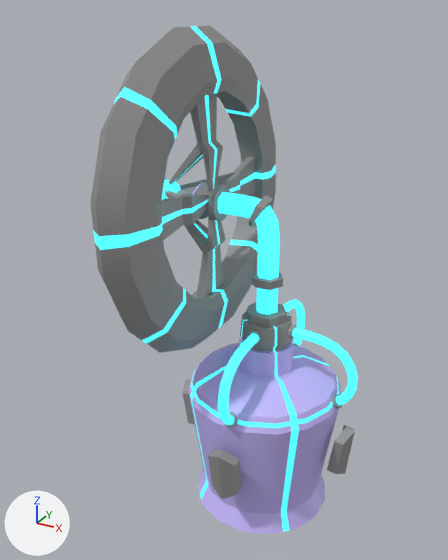
Two versions of the FBX model Assets/models/towers/zvukhlaveň.fbx, one commit apart.
Camera for both pictures: a 50 mm lens placed at (3.83, -8.44, 8.43), pointed at (-0.71, -0.18, 4.3). Lighting does not change. The marker at lower left points along +X, +Y and +Z. Where no turn or scale is listed for an object, it has been applied to the vertices.
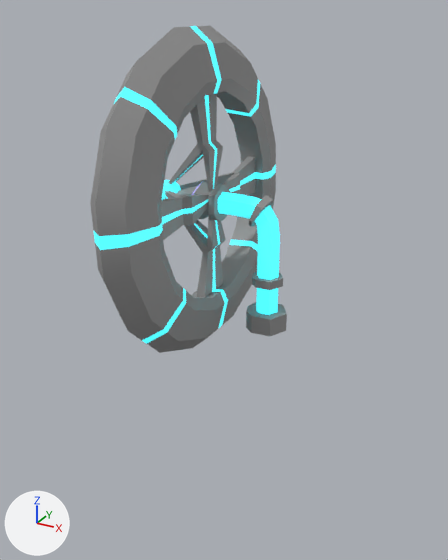
The change, as a diff of the scene's bpy script:
```diff
--- a/Assets/models/towers/zvukhlaveň.fbx.py
+++ b/Assets/models/towers/zvukhlaveň.fbx.py
@@ ob_circle @@
-ob_circle = bpy.data.objects.new('Circle', me_circle)
-ob_circle.location = (0.0, 0.0, 0.0)
```

What differs and where, as boxes [x1, y1, x2, y2] in the pictures (448 x 560 px):
'Circle', deleted (blue)
    before: [182, 299, 358, 535]
    faces in mat_material_004 (blue #cabbff): [188, 336, 341, 535]
    faces in mat_material_003 (cyan #47eaf5): [190, 299, 358, 532]
    faces in mat_material_001 (grey #939393): [182, 312, 355, 499]
